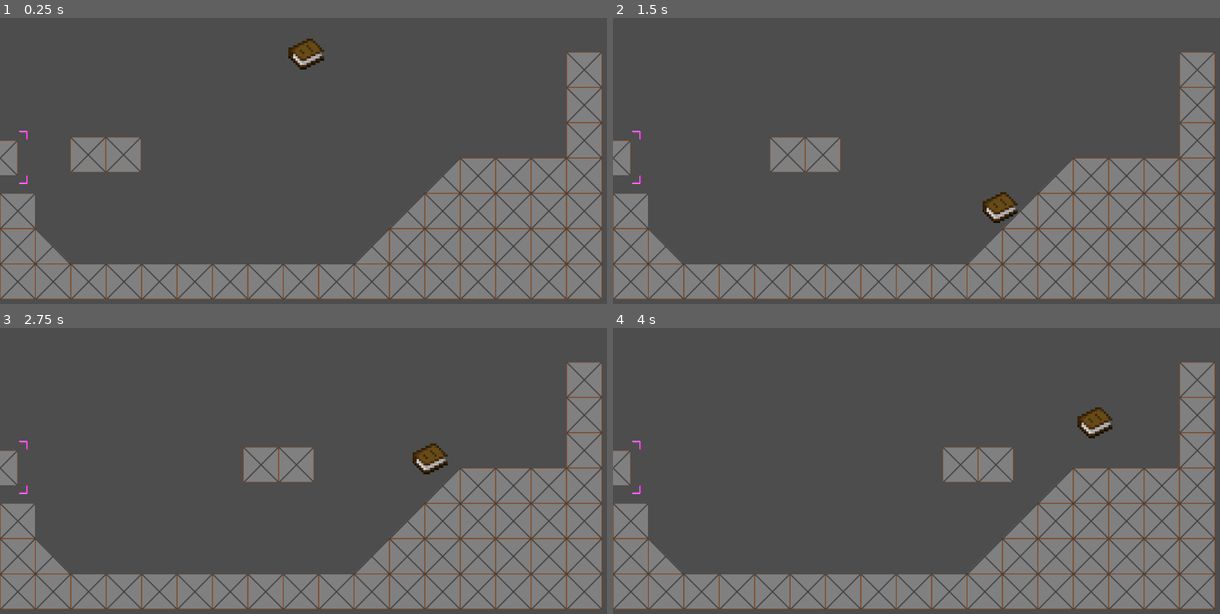
Above: before the commit, frames 1-4 (two rows, left to right).
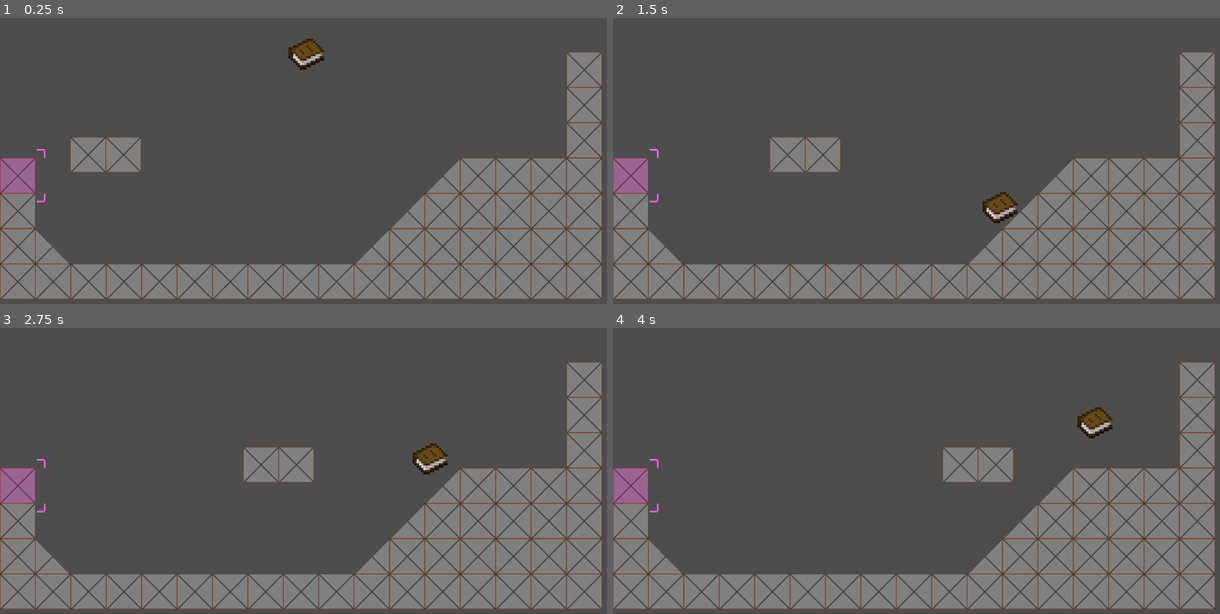
Above: after the commit, the same moments.

Repository: Arti-Dev/LucidNightmaresDemo
Game: Godot game, scene res://scenes/level.tscn
Two runs of this game, one before a commit and one after it. Both use one fixed random seed, a clock stepped at 60 frames per second and the inputs below.
Inputs:
- Up to frame 1 (0.25 s): no input
- Up to frame 2 (1.5 s): hold D (PlayerRight) from 0.53 s (still down); tap Space (PlayerJump) at 0.77 s
- Up to frame 3 (2.75 s): tap Space (PlayerJump) at 1.52 s; release D (PlayerRight) at 2.03 s; hold A (PlayerLeft) from 2.03 s (still down)
- Up to frame 4 (4 s): release A (PlayerLeft) at 2.78 s; hold D (PlayerRight) from 2.78 s (still down); tap Space (PlayerJump) at 3.02, 3.77 s

The runs differ from the first frame. In frame 1, 0.9% of the frame differs, in the area x 0-8%, y 39-65%; in frame 2, 0.9%; in frame 3, 0.9%; in frame 4, 0.9%.

Commit message:
Change free tile's texture

Diff:
--- a/scenes/free_tile.tscn
+++ b/scenes/free_tile.tscn
@@ -1,22 +1,11 @@
-[gd_scene load_steps=7 format=3 uid="uid://c5fwpb217arma"]
+[gd_scene load_steps=5 format=3 uid="uid://c5fwpb217arma"]
 
-[ext_resource type="Texture2D" uid="uid://by3poox6dkvvr" path="res://assets/tileset/tileset.png" id="1_8vkfn"]
 [ext_resource type="Script" path="res://scripts/free_tile.gd" id="1_lnyvo"]
+[ext_resource type="Texture2D" uid="uid://d032m0wuulela" path="res://assets/pinktile.png" id="2_j04nl"]
 [ext_resource type="PackedScene" uid="uid://df73nfep6qcjo" path="res://scenes/marker.tscn" id="3_cd43f"]
 
-[sub_resource type="TileSetAtlasSource" id="TileSetAtlasSource_i2sqx"]
-texture = ExtResource("1_8vkfn")
-texture_region_size = Vector2i(64, 64)
-0:0/0 = 0
-1:0/0 = 0
-2:0/0 = 0
-
-[sub_resource type="TileSet" id="TileSet_j45mj"]
-tile_size = Vector2i(64, 64)
-sources/0 = SubResource("TileSetAtlasSource_i2sqx")
-
 [sub_resource type="RectangleShape2D" id="RectangleShape2D_pn0ws"]
-size = Vector2(60, 59)
+size = Vector2(63.5, 63.5)
 
 [node name="FreeTile" type="Node2D"]
 script = ExtResource("1_lnyvo")
@@ -25,16 +14,16 @@
 collision_layer = 3
 collision_mask = 3
 
-[node name="TileMapLayer" type="TileMapLayer" parent="CharacterBody2D"]
-tile_map_data = PackedByteArray(0, 0, 0, 0, 0, 0, 0, 0, 0, 0, 0, 0, 0, 0)
-tile_set = SubResource("TileSet_j45mj")
+[node name="Sprite2D" type="Sprite2D" parent="CharacterBody2D"]
+texture = ExtResource("2_j04nl")
+
+[node name="Marker" parent="CharacterBody2D" instance=ExtResource("3_cd43f")]
+visible = false
+offset_left = -53.0
+offset_top = -48.0
+offset_right = 50.0
+offset_bottom = 48.0
 
 [node name="CollisionShape2D" type="CollisionShape2D" parent="CharacterBody2D"]
-position = Vector2(32, 31)
+position = Vector2(0.25, 0.25)
 shape = SubResource("RectangleShape2D_pn0ws")
-
-[node name="Marker" parent="CharacterBody2D" instance=ExtResource("3_cd43f")]
-offset_left = -20.0
-offset_top = -17.0
-offset_right = 83.0
-offset_bottom = 79.0
--- a/scenes/level.tscn
+++ b/scenes/level.tscn
@@ -39,5 +39,5 @@
 duration = 8.0
 
 [node name="TileMapLayer" type="TileMapLayer" parent="."]
-tile_map_data = PackedByteArray("AAAAAAgAAAAAAAAAAAABAAgAAAA …(591 unchanged characters)… AAAAAAAAAQAAgAAAAAAAAAAAABAAcAAAABAAAAAAD//wQAAQAAAAAAAgA=")
+tile_map_data = PackedByteArray("AAAAAAgAAAAAAAAAAAABAAgAAAA …(591 unchanged characters)… AAAAAAAAAQAAgAAAAAAAAAAAABAAcAAAABAAAAAAAAAAUAAQAAAAAAAgA=")
 tile_set = SubResource("TileSet_r1dbd")
Binary file added: assets/pinktile.png
Not shown, added: assets/pinktile.png.import
